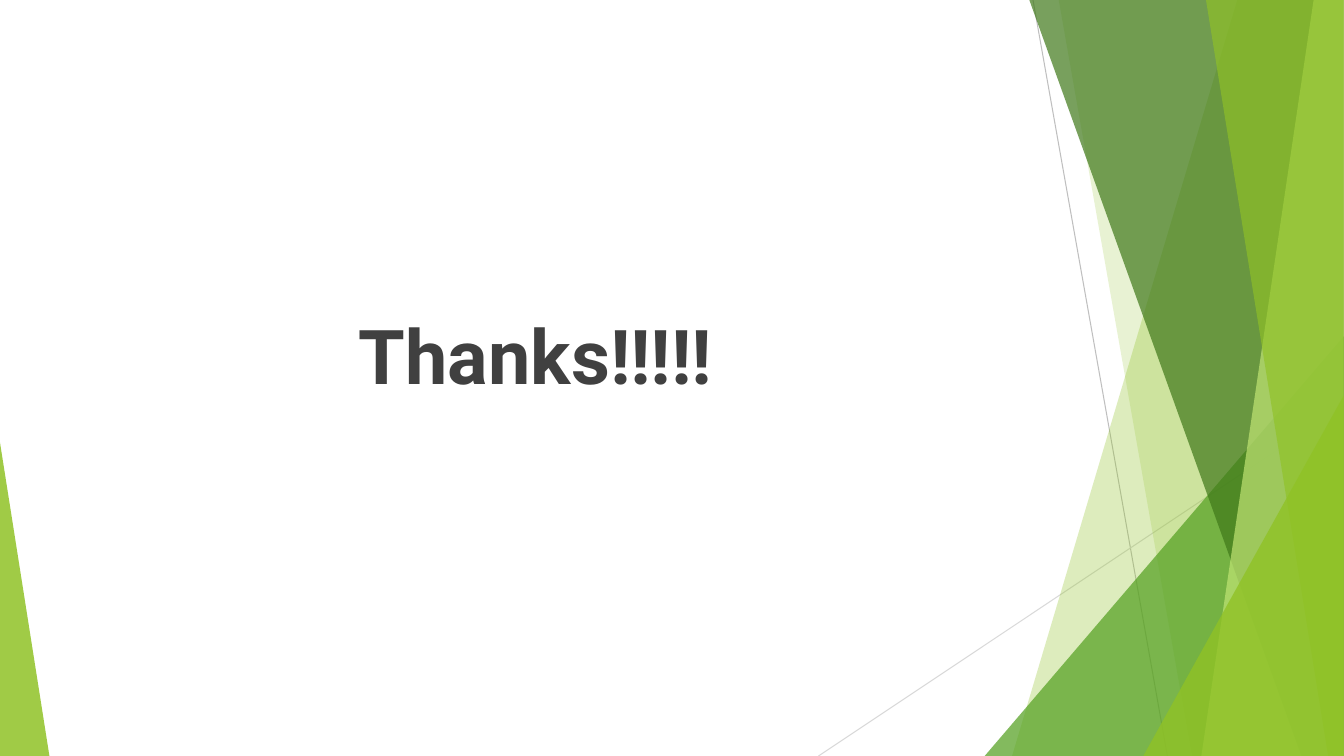
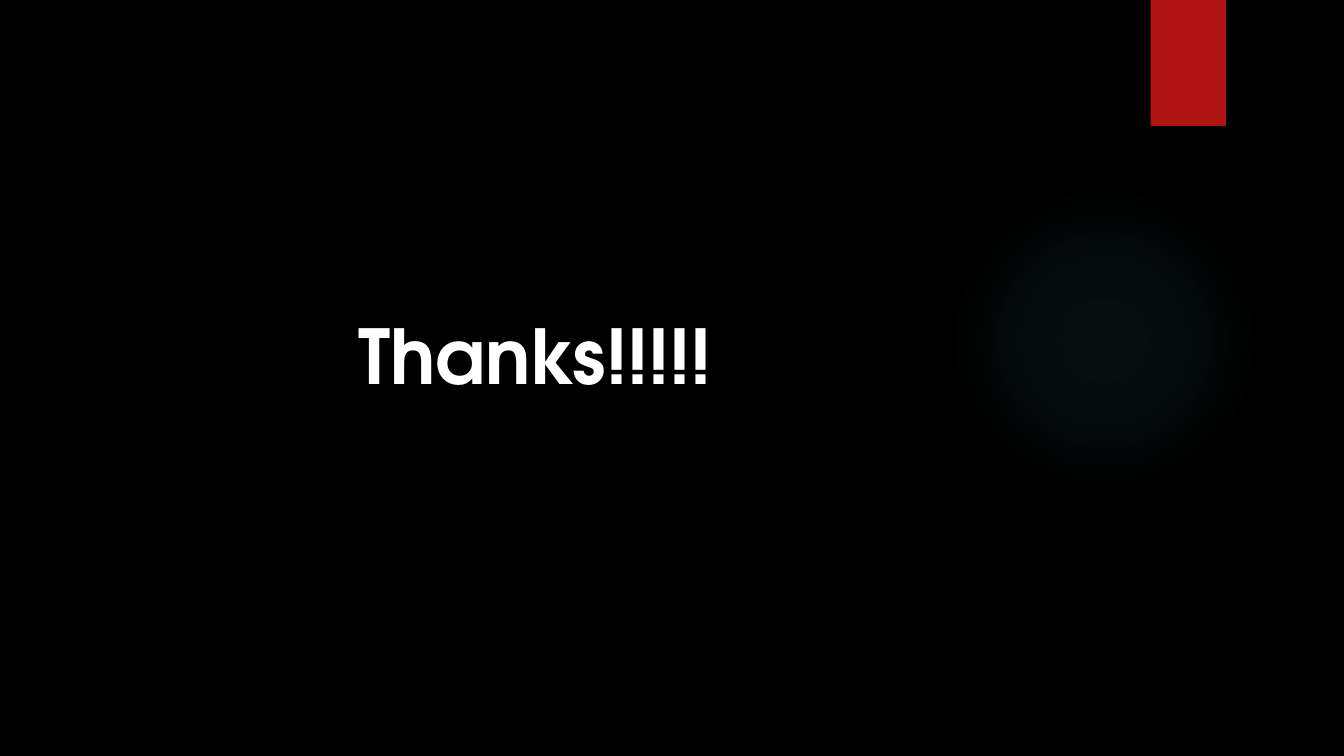
Before and after one commit to rudhrainfogain/JavaGenerics, a slide deck: slide 71 of src/main/resources/JavaGenerics.pptx (slide 6 before the commit). Drawn at 1344x756 pixels with LibreOffice and Linux fonts; fonts in the diff are those of the drawing; background and template pictures are left out. Boxes give left, top, right and bottom in pixels: in the first picture for what was removed or moved away, otherwise in the second. Text is boxed around its words. In the diff, an @@ line names an element or a change of style, - is before the commit and + after.

```diff
--- a/src/main/resources/JavaGenerics.pptx
+++ b/src/main/resources/JavaGenerics.pptx
@@ background #FFFFFF to picture (left out) @@
@@ rectangle added at box(1150, 0, 1226, 126), fill #B01513 @@
@@ ellipse added at box(949, 185, 1259, 495), fill gradient #50B9C1 @@
@@ text "Thanks!!!!!" at box(359, 328, 712, 385): font Roboto to TeX Gyre Adventor, text colour #404040 to #FFFFFF @@
@@ group removed at box(0, 0, 1344, 756): 5 freeform shapes, 3 triangles, 2 lines @@
```
Also in this commit, not shown: 5 other slides changed, 65 slides added, 6 other files.
